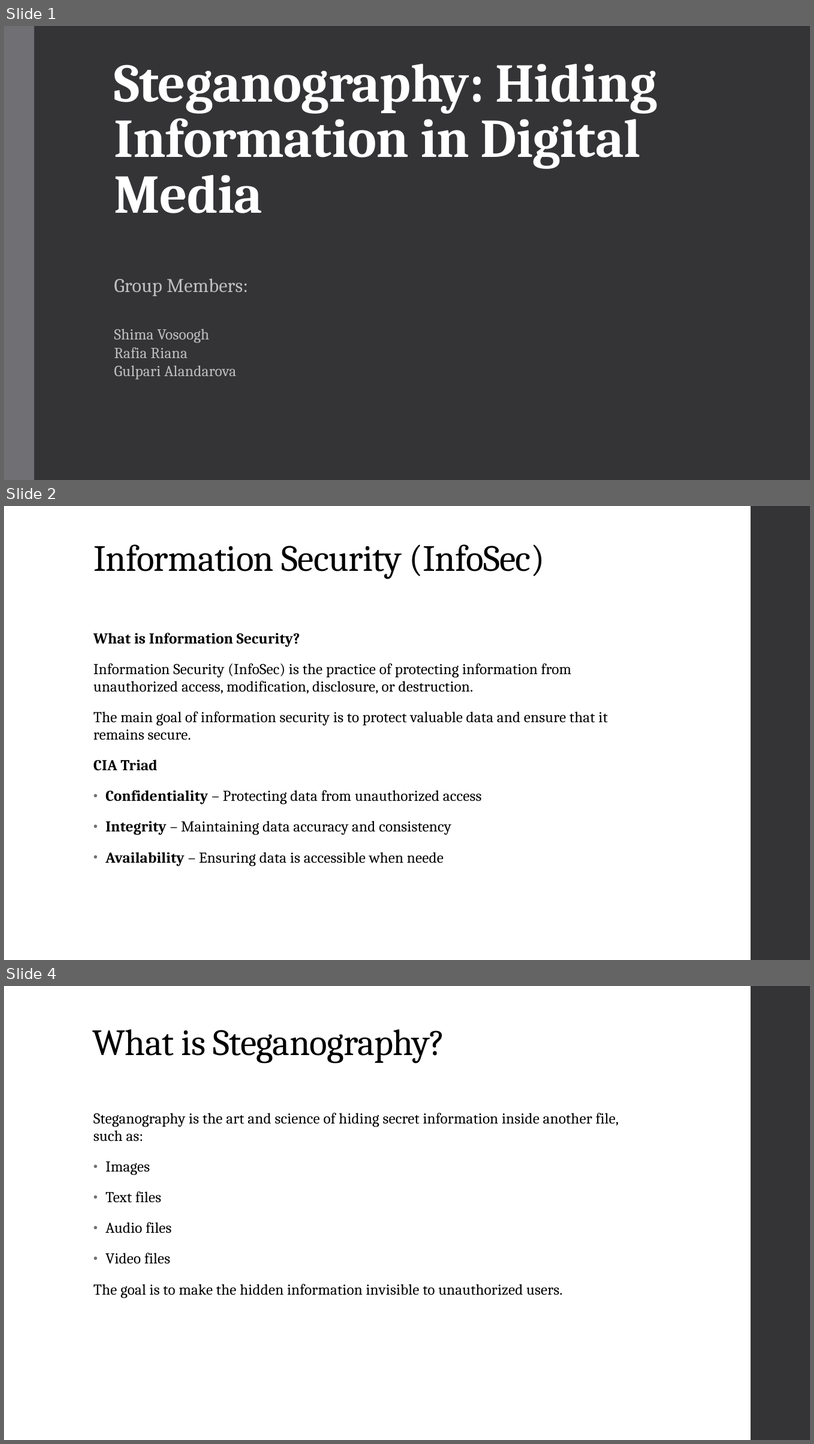
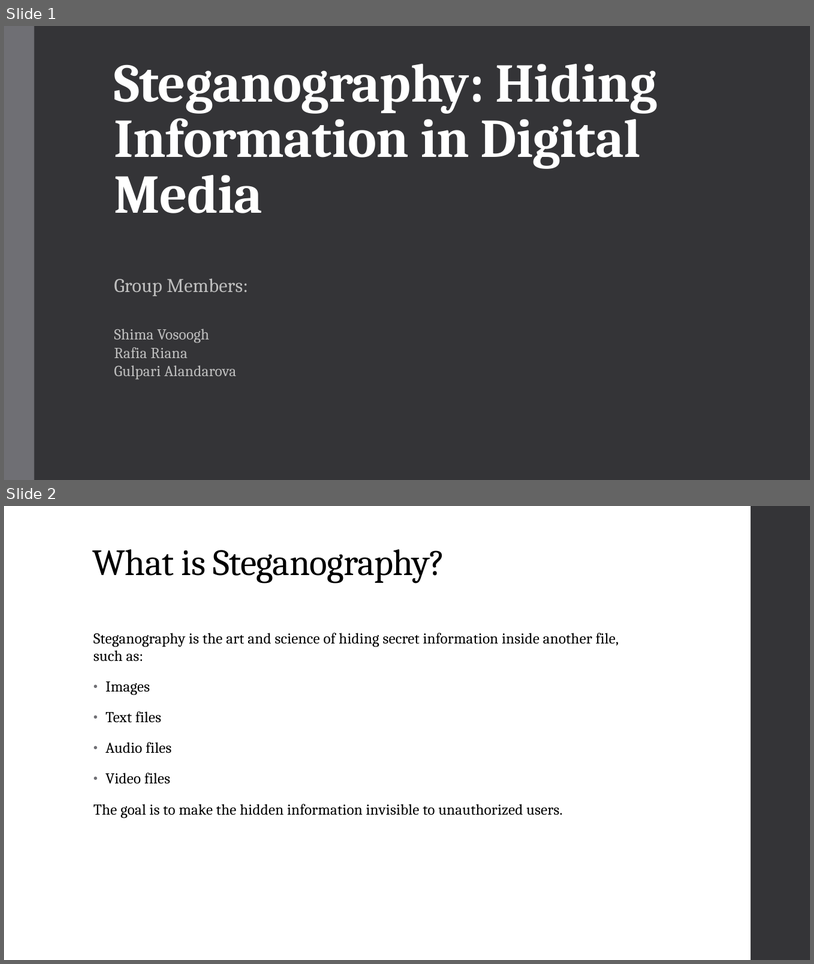
Before and after one commit to shima3021/CEP146-Project1, a slide deck: Steganography Project.pptx. Shown one above the other, each under a label of ours: slides 1, 2 and 4 before the commit, slides 1 and 2 after it; the slides between them are not shown. The pictures are 814x1444 and 814x964 pixels, drawn with LibreOffice and Linux fonts; fonts in the diff are those of the drawing. Boxes give left, top, right and bottom in pixels: in the first picture for what was removed or moved away, otherwise in the second. Text is boxed around its words. In the diff, an @@ line names an element or a change of style, - is before the commit and + after.

Commit message:
Removed the slides 2 and 3.

```diff
--- a/Steganography Project.pptx
+++ b/Steganography Project.pptx
@@ slide 2 removed at [4,506,810,960], background #FFFFFF; not listed: 1 template element that a slide beside it also shows @@
@@ title removed at [93,544,545,579] @@
-Information Security (InfoSec)
@@ text removed at [93,633,608,866] @@
-What is Information Security?
-Information Security (InfoSec) is the practice of protecting information from unauthorized access, modification, disclosure, or destruction.
-The main goal of information security is to protect valuable data and ensure that it remains secure.
-CIA Triad
-• Confidentiality – Protecting data from unauthorized access
-• Integrity – Maintaining data accuracy and consistency
-• Availability – Ensuring data is accessible when neede
@@ what was slide 4 is now slide 2 @@
```
Also in this commit, not shown: 1 other slide removed.
